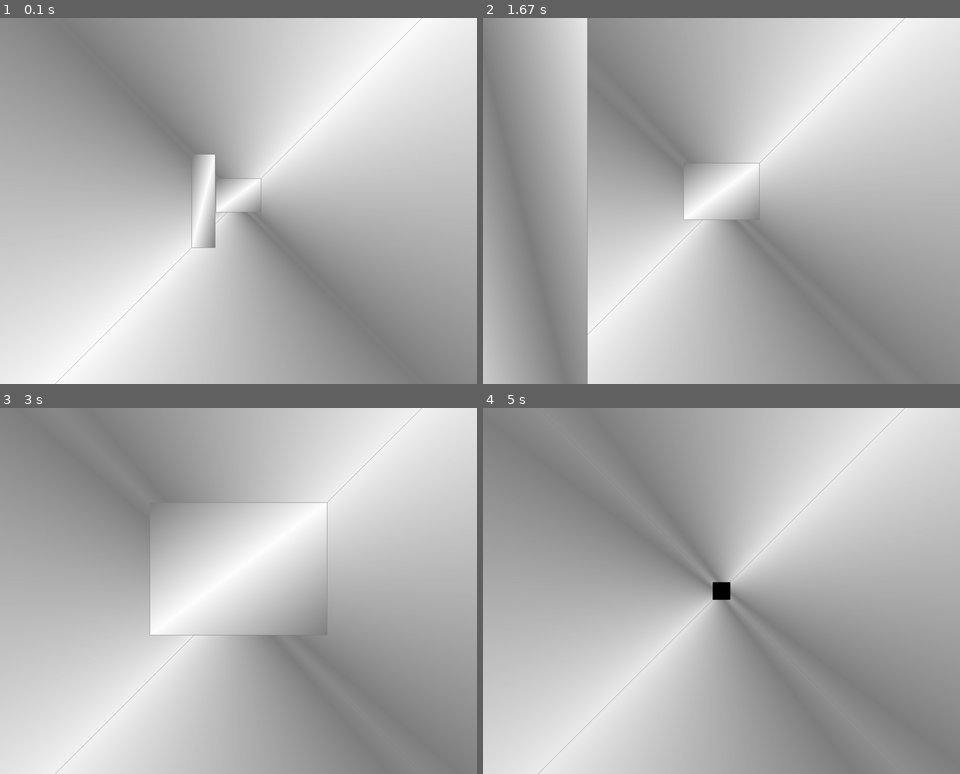
Above: before the commit, frames 1-4 (two rows, left to right).
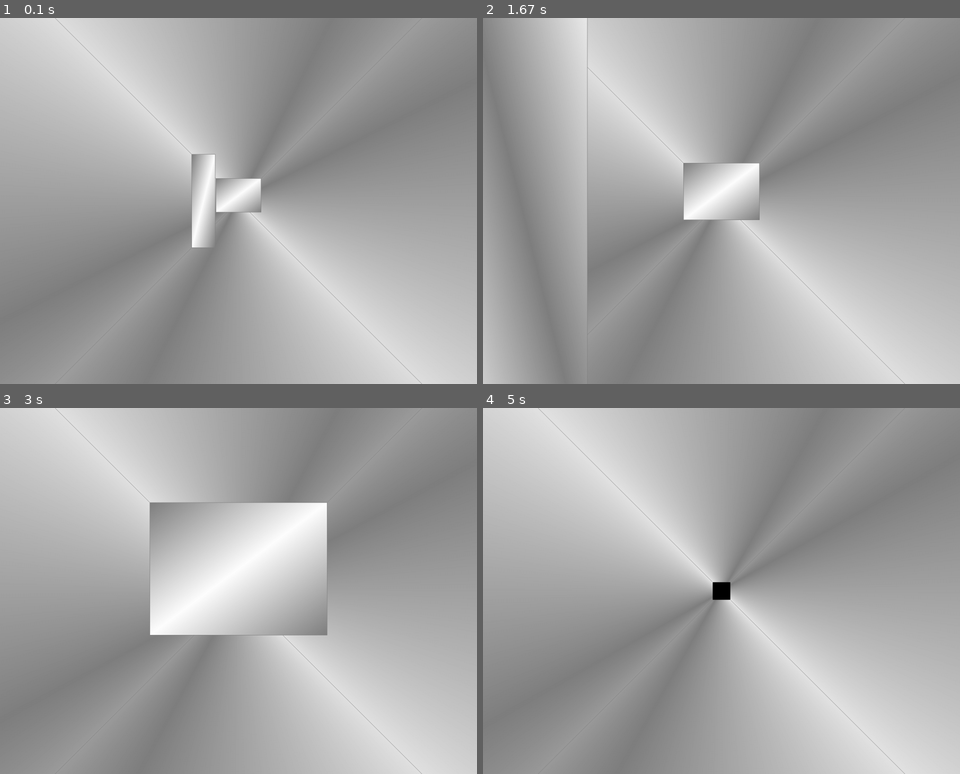
Above: after the commit, the same moments.

Repository: Koala-Lumpur/P3_group307
Game: pygame game, started from Game.py
Two runs of this game, one before a commit and one after it. Both use one fixed random seed, a clock stepped at 60 frames per second and the inputs below.
Inputs:
- Up to frame 1 (0.1 s): no input
- Up to frame 2 (1.67 s): no input
- Up to frame 3 (3 s): no input
- Up to frame 4 (5 s): no input

The runs differ from the first frame. In frame 1, 78% of the frame differs, in the area x 0-100%, y 0-100%; in frame 2, 61%; in frame 3, 69%; in frame 4, 80%.

Commit message:
200 to 800

Diff:
--- a/Game.py
+++ b/Game.py
@@ -4,10 +4,10 @@
 from OpenGL.GLU import *
 
 vertices = (
-    (1, -1, 200),
-    (1, 1, 200),
-    (-1, 1, 200),
-    (-1, -1, 200),
+    (1, -1, 800),
+    (1, 1, 800),
+    (-1, 1, 800),
+    (-1, -1, 800),
     (1, -1, 1),
     (1, 1, 1),
     (-1, -1, 1),
